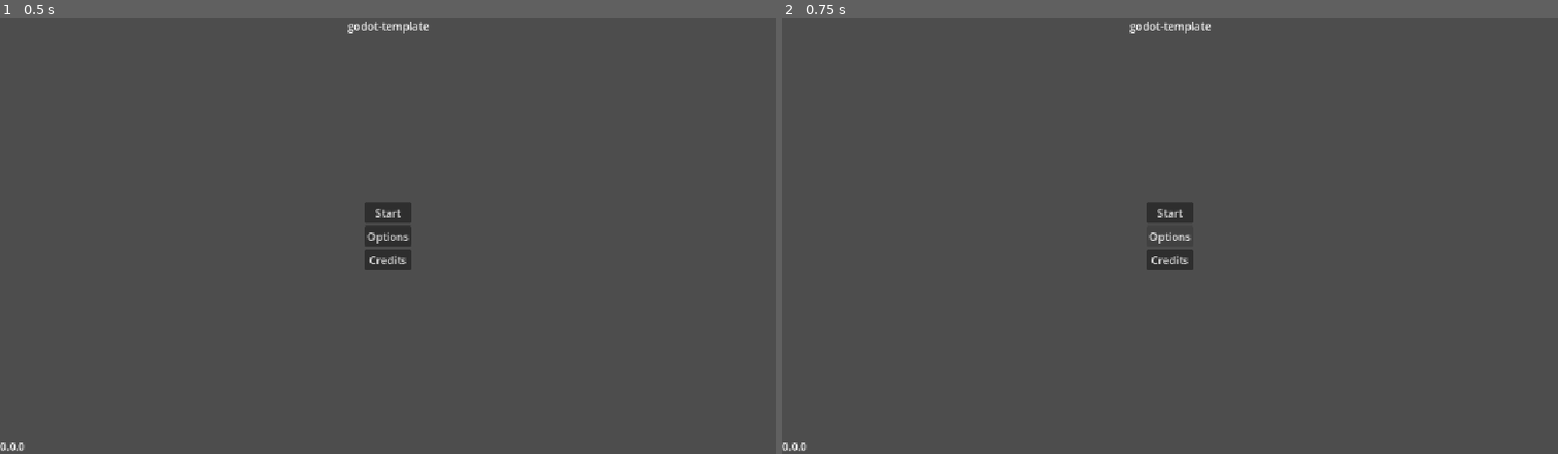
Above: before the commit, frames 1-2 (left to right).
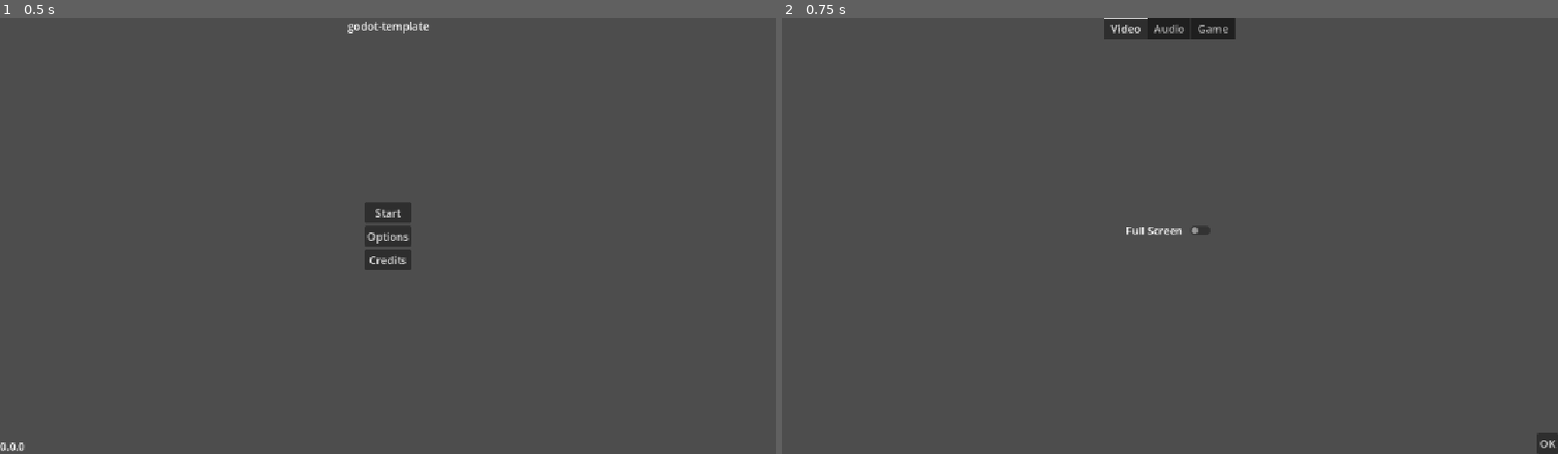
Above: after the commit, the same moments.

Repository: arko-poet/godot-template
Game: Godot game, scene res://scenes/menus/main_menu.tscn
The game is run twice, just before and just after one commit, with the same random seed, the same clock (stepped at 60 frames per second) and the same inputs. Before the commit the project starts from res://scenes/menu/main_menu.tscn.
Inputs:
- Up to frame 1 (0.5 s): no input
- Up to frame 2 (0.75 s): click "Options" at 0.5 s

Frame 1 is identical in both runs. In frame 2, 1.6% of the frame differs, in the area x 0-100%, y 0-100%.

Commit message:
link options menu to main menu

Diff:
--- a/project/scenes/menu/main_menu.gd
+++ b/project/scenes/menus/main_menu.gd
@@ -1,4 +1,6 @@
 extends Node
+
+@export var options_menu_scene: PackedScene
 
 @onready var title_label: Label = %TitleLabel
 @onready var version_label: Label = %VersionLabel
@@ -11,3 +13,8 @@
 func _ready() -> void:
 	title_label.text = ProjectSettings.get_setting("application/config/name")
 	version_label.text = ProjectSettings.get_setting("application/config/version")
+
+
+func _on_options_button_pressed() -> void:
+	var options_menu := options_menu_scene.instantiate()
+	add_child(options_menu)
--- a/project/scenes/menu/main_menu.tscn
+++ b/project/scenes/menus/main_menu.tscn
@@ -1,9 +1,11 @@
 [gd_scene format=3 uid="uid://dsdmcnxnoe7br"]
 
-[ext_resource type="Script" uid="uid://dckrafdur0rqe" path="res://scenes/menu/main_menu.gd" id="1_nl8w3"]
+[ext_resource type="Script" uid="uid://dckrafdur0rqe" path="res://scenes/menus/main_menu.gd" id="1_nl8w3"]
+[ext_resource type="PackedScene" uid="uid://yt0chm4uh8tb" path="res://scenes/menus/options_menu.tscn" id="2_3rkf3"]
 
 [node name="MainMenu" type="Node" unique_id=939735052]
 script = ExtResource("1_nl8w3")
+options_menu_scene = ExtResource("2_3rkf3")
 
 [node name="UI" type="Control" parent="." unique_id=459206347]
 layout_mode = 3
@@ -64,3 +66,5 @@
 offset_right = 40.0
 grow_vertical = 0
 text = "0.0.0"
+
+[connection signal="pressed" from="UI/MenuButtons/OptionsButton" to="." method="_on_options_button_pressed"]
--- a/project/scenes/menu/options.gd
+++ b/project/scenes/menus/options_menu.gd
@@ -10,3 +10,7 @@
 			tab_panel.show()
 		else:
 			tab_panel.hide()
+
+
+func _on_accept_options_button_pressed() -> void:
+	queue_free()
--- a/project/scenes/menu/options.tscn
+++ b/project/scenes/menus/options_menu.tscn
@@ -1,9 +1,9 @@
 [gd_scene format=3 uid="uid://yt0chm4uh8tb"]
 
-[ext_resource type="Script" uid="uid://ciewu4hydd8l4" path="res://scenes/menu/options.gd" id="1_kixs7"]
+[ext_resource type="Script" uid="uid://ciewu4hydd8l4" path="res://scenes/menus/options_menu.gd" id="1_bp0ux"]
 
-[node name="Options" type="Node" unique_id=981769741]
-script = ExtResource("1_kixs7")
+[node name="OptionsMenu" type="CanvasLayer" unique_id=1244393214]
+script = ExtResource("1_bp0ux")
 
 [node name="UI" type="Control" parent="." unique_id=1513808327]
 layout_mode = 3
@@ -12,6 +12,15 @@
 anchor_bottom = 1.0
 grow_horizontal = 2
 grow_vertical = 2
+
+[node name="TextureRect" type="ColorRect" parent="UI" unique_id=628735275]
+layout_mode = 1
+anchors_preset = 15
+anchor_right = 1.0
+anchor_bottom = 1.0
+grow_horizontal = 2
+grow_vertical = 2
+color = Color(0.3019608, 0.3019608, 0.3019608, 1)
 
 [node name="TabBar" type="TabBar" parent="UI" unique_id=761128450]
 layout_mode = 1
@@ -92,4 +101,19 @@
 grow_vertical = 2
 columns = 2
 
+[node name="AcceptOptionsButton" type="Button" parent="UI" unique_id=1342015817]
+unique_name_in_owner = true
+layout_mode = 1
+anchors_preset = 3
+anchor_left = 1.0
+anchor_top = 1.0
+anchor_right = 1.0
+anchor_bottom = 1.0
+offset_left = -8.0
+offset_top = -8.0
+grow_horizontal = 0
+grow_vertical = 0
+text = "OK"
+
 [connection signal="tab_changed" from="UI/TabBar" to="." method="_on_tab_bar_tab_changed"]
+[connection signal="pressed" from="UI/AcceptOptionsButton" to="." method="_on_accept_options_button_pressed"]
Renamed: project/scenes/menu/main_menu.gd.uid -> project/scenes/menus/main_menu.gd.uid
Renamed: project/scenes/menu/options.gd.uid -> project/scenes/menus/options_menu.gd.uid
Not shown, changed: docs/dev_notes/dev-notes/.obsidian/workspace.json
Not shown, added: docs/dev_notes/dev-notes/27-08-2026.md
Not shown, changed: docs/dev_notes/dev-notes/Godot Template.md
